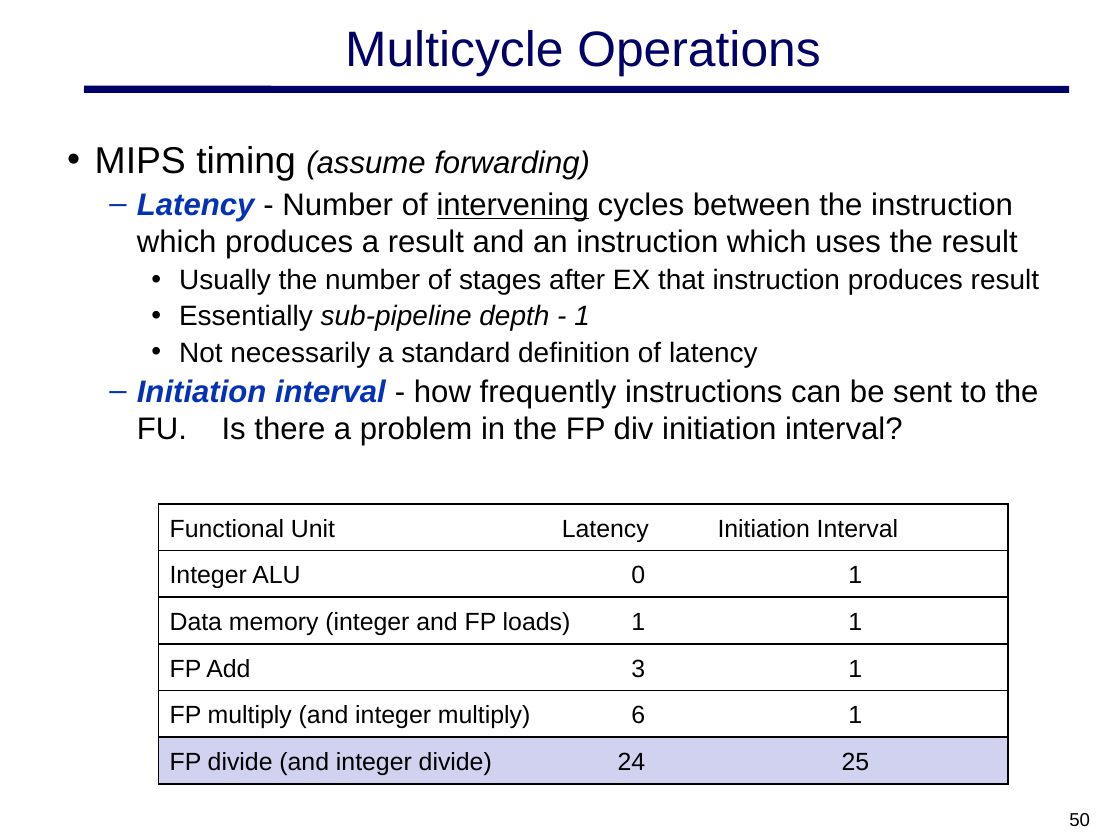
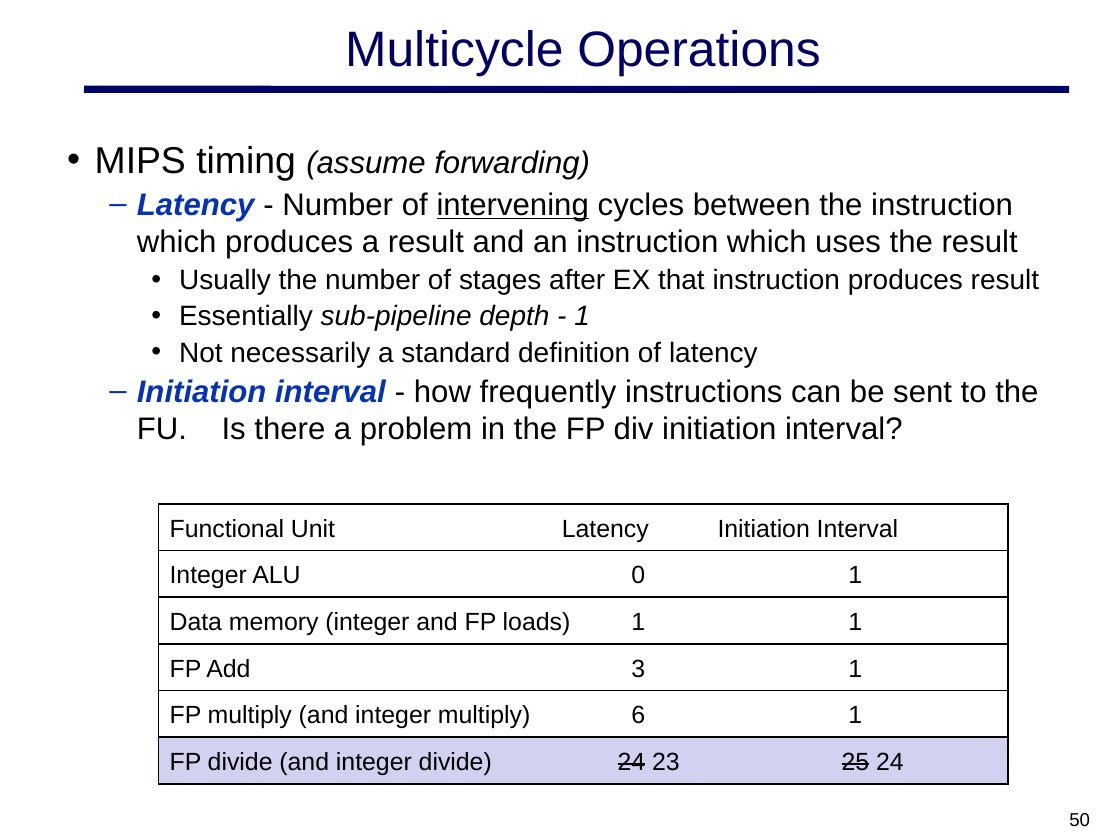
Before and after one commit to MHayden18/Architecture, a slide deck: slide 50 of Powerpoints/CSCE 692 03 Pipe Appx C.pptx. Drawn at 1120x840 pixels with LibreOffice and Linux fonts; fonts in the diff are those of the drawing; background and template pictures are left out. Boxes give left, top, right and bottom in pixels: in the first picture for what was removed or moved away, otherwise in the second. Text is boxed around its words. In the diff, an @@ line names an element or a change of style, - is before the commit and + after.

```diff
--- a/Powerpoints/CSCE 692 03 Pipe Appx C.pptx
+++ b/Powerpoints/CSCE 692 03 Pipe Appx C.pptx
@@ text in rectangle at [170, 752, 904, 775]: text changed @@
-FP divide (and integer divide) 24 25
+FP divide (and integer divide) 24 23 25 24
```
Also in this commit, not shown: 3 other slides changed, 2 other files.
